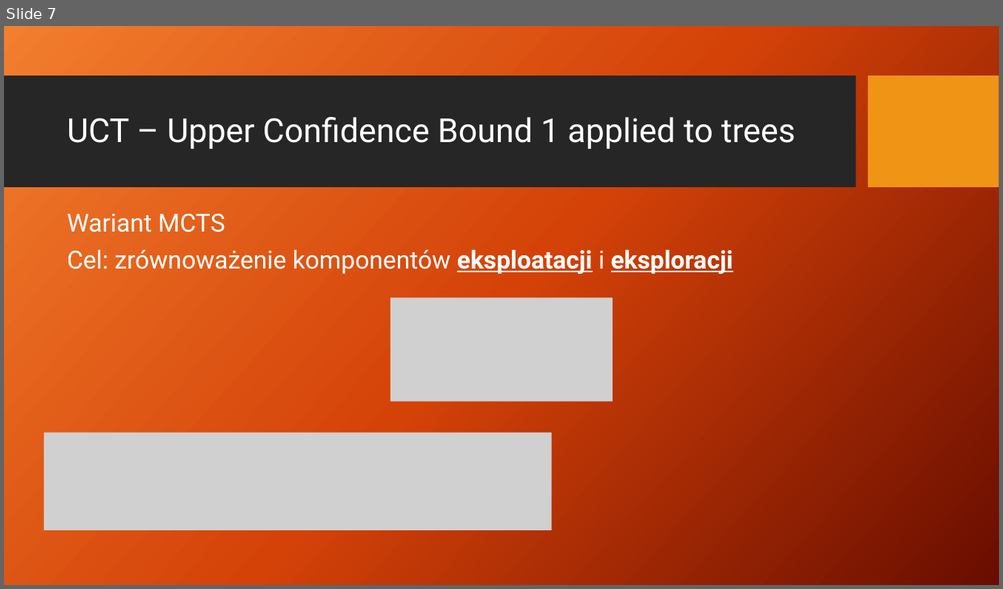
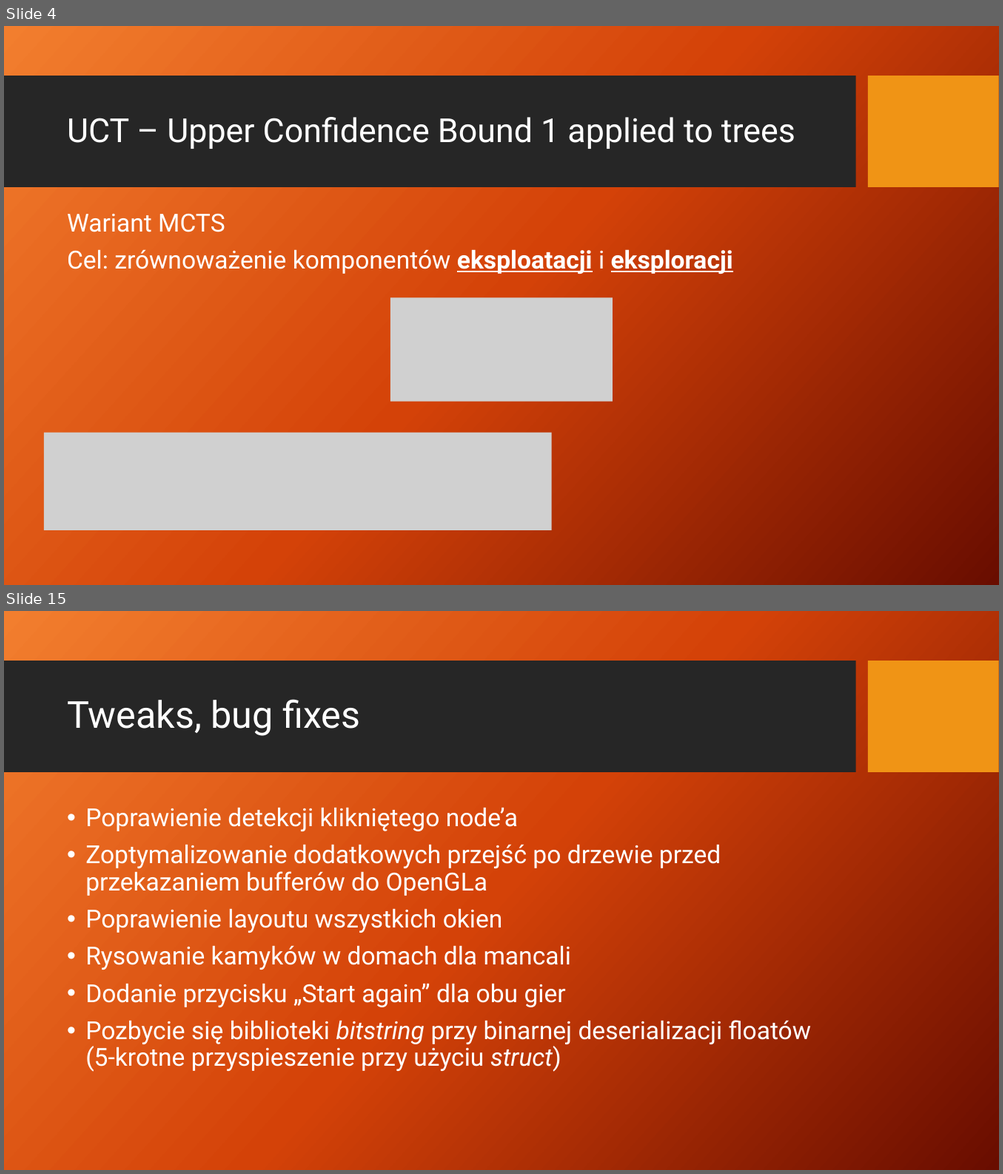
Before and after one commit to patrykf-dev/uct-visualisation-thesis, a slide deck: doc/prezentacja-02/UCT_finish_presentation.pptx. Shown one above the other, each under a label of ours: slide 7 before the commit, slides 4 and 15 after it; the slides between them are not shown. The pictures are 1003x589 and 1003x1174 pixels, drawn with LibreOffice and Linux fonts; fonts in the diff are those of the drawing; grey boxes stand for pictures; background and template pictures are left out. Boxes give left, top, right and bottom in pixels: in the first picture for what was removed or moved away, otherwise in the second. Text is boxed around its words. In the diff, an @@ line names an element or a change of style, - is before the commit and + after.

```diff
--- a/doc/prezentacja-02/UCT_finish_presentation.pptx
+++ b/doc/prezentacja-02/UCT_finish_presentation.pptx
@@ slide 15 added at (4, 611, 999, 1170), background picture (left out); not listed: 2 template elements that a slide beside it also shows @@
@@ title added at (67, 699, 360, 736), 36 pt, text #FFFFFF @@
+Tweaks, bug fixes
@@ text added at (85, 807, 811, 1072), 24 pt, text #FFFFFF @@
+• Poprawienie detekcji klikniętego node’a
+• Zoptymalizowanie dodatkowych przejść po drzewie przed przekazaniem bufferów do OpenGLa
+• Poprawienie layoutu wszystkich okien
+• Rysowanie kamyków w domach dla mancali
+• Dodanie przycisku „Start again” dla obu gier
+• Pozbycie się biblioteki bitstring przy binarnej deserializacji floatów (5-krotne przyspieszenie przy użyciu struct)
@@ what was slide 7 is now slide 4 @@
```
Also in this commit, not shown: 1 slide changed, 11 other slides added, 50 slides removed, 1 other file.
